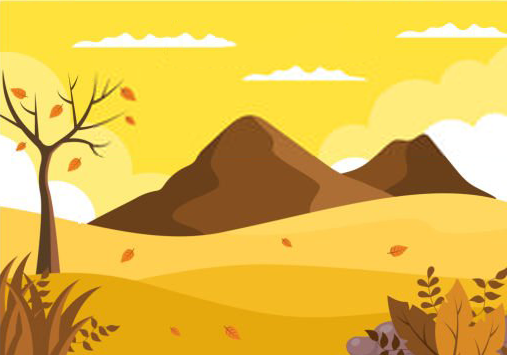
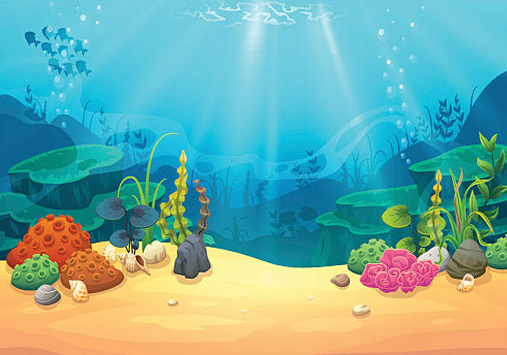
Layer changes from the first 507 x 355 image to the second:
added layer "Layer 8" above "Layer 5" over [0, 0, 507, 355]
